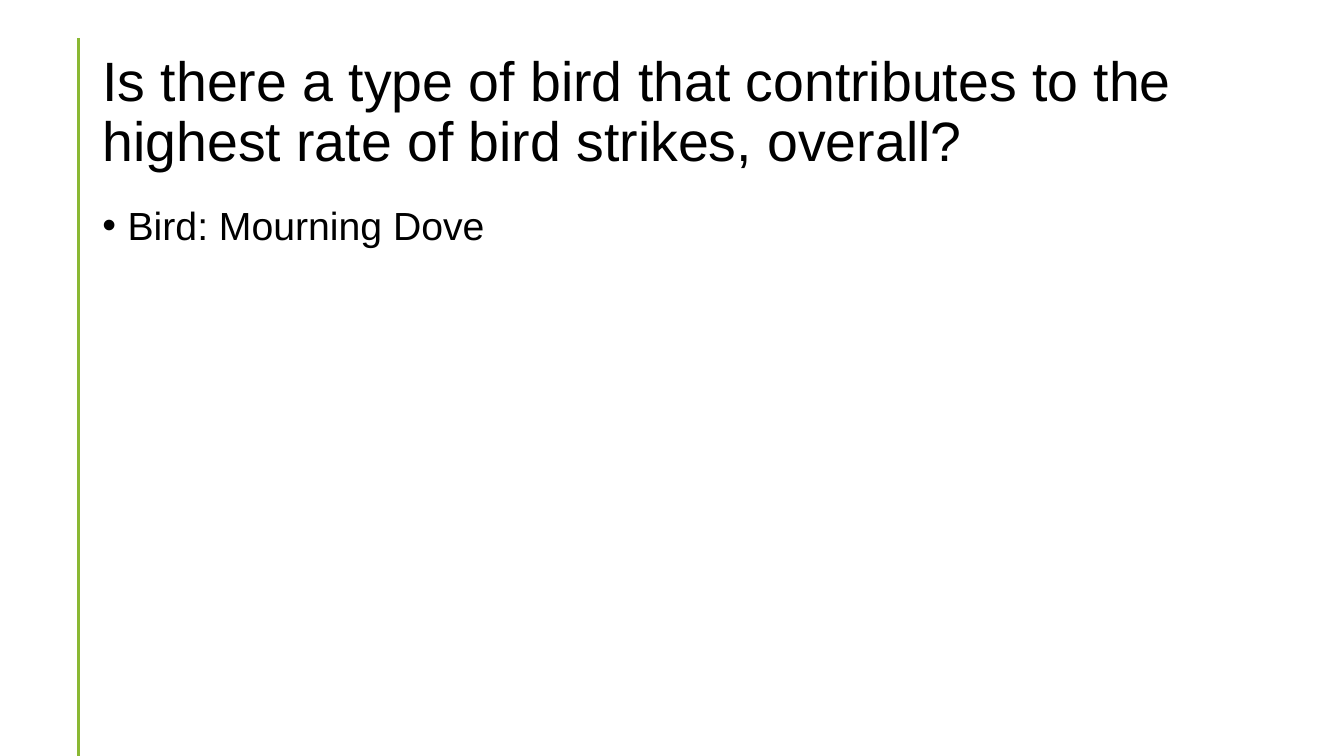
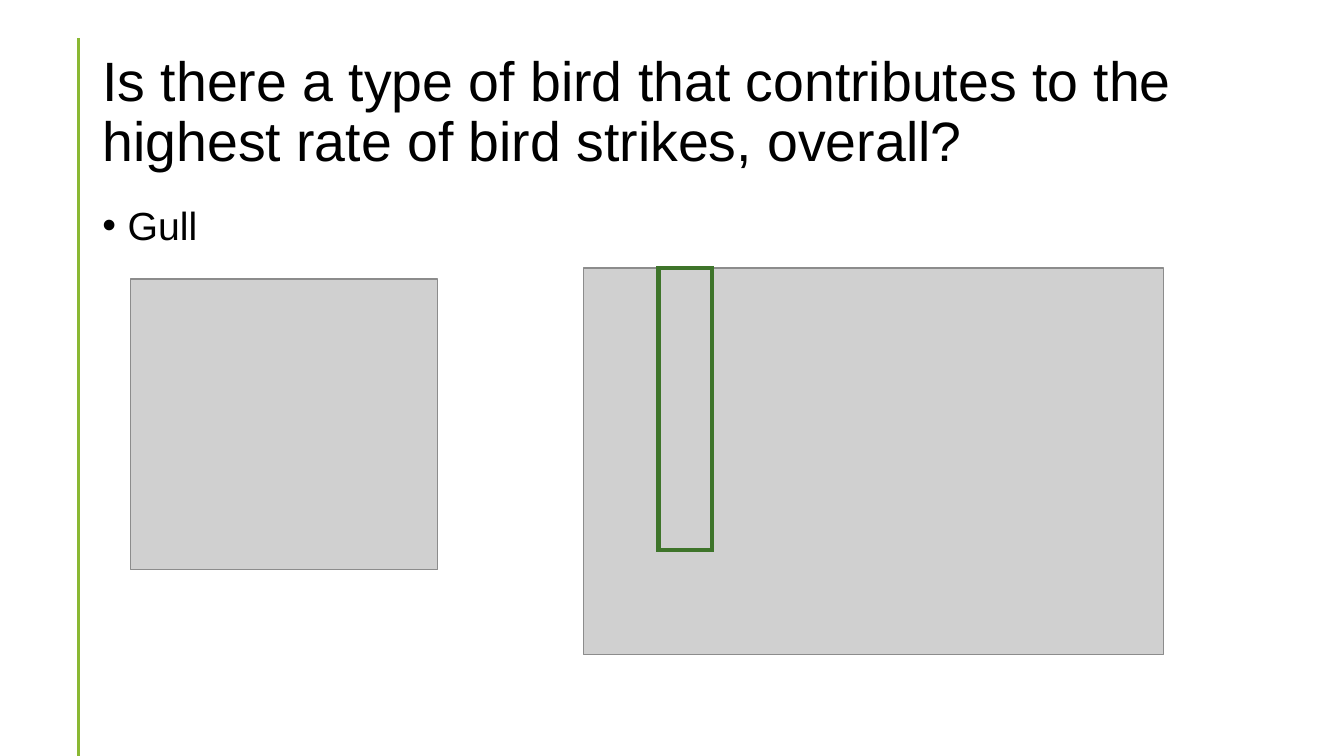
Before and after one commit to kplam624/Birds-Plane-Incident-Analysis, a slide deck: slide 6 of Project-1_CombatWombats.pptx (slide 5 before the commit). Drawn at 1344x756 pixels with LibreOffice and Linux fonts; fonts in the diff are those of the drawing; grey boxes stand for pictures. Boxes give left, top, right and bottom in pixels: in the first picture for what was removed or moved away, otherwise in the second. Text is boxed around its words. In the diff, an @@ line names an element or a change of style, - is before the commit and + after.

```diff
--- a/Project-1_CombatWombats.pptx
+++ b/Project-1_CombatWombats.pptx
@@ text at <box>128,211,198,241</box>: text changed @@
-• Bird: Mourning Dove
+• Gull
@@ picture added at <box>584,268,1165,655</box> @@
@@ rectangle added at <box>658,268,712,551</box>, outline #3E752A 3 pt @@
@@ picture added at <box>130,279,438,571</box> @@
```
Also in this commit, not shown: 10 other slides changed, 9 slides added, 3 slides removed.
